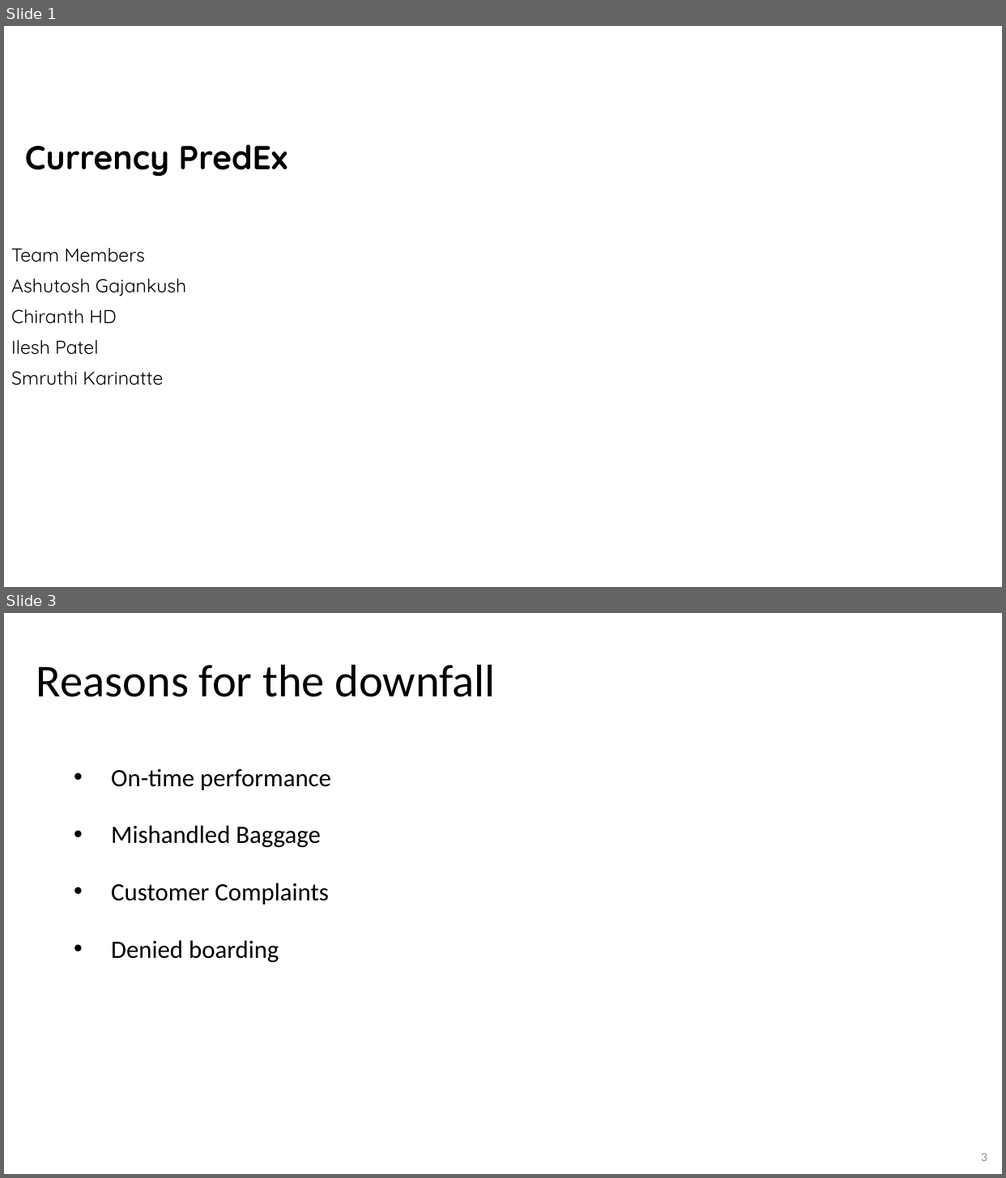
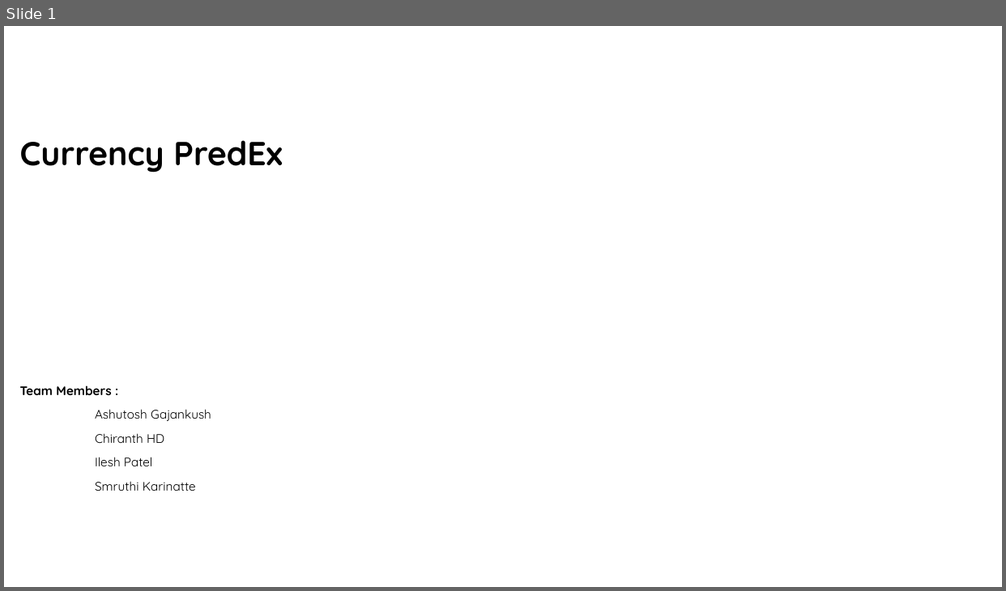
Before and after one commit to chiranthhd1/Forex-visualization-Python-, a slide deck: PyProject.pptx. Shown one above the other, each under a label of ours: slides 1 and 3 before the commit, slide 1 after it; the slides between them are not shown. The pictures are 1006x1178 and 1006x591 pixels, drawn with LibreOffice and Linux fonts; fonts in the diff are those of the drawing; background and template pictures are left out. Boxes give left, top, right and bottom in pixels: in the first picture for what was removed or moved away, otherwise in the second. Text is boxed around its words. In the diff, an @@ line names an element or a change of style, - is before the commit and + after.

```diff
--- a/PyProject.pptx
+++ b/PyProject.pptx
@@ slide 3 removed at [4, 613, 1002, 1174], background #FFFFFF @@
@@ title removed at [36, 664, 496, 697] @@
-Reasons for the downfall
@@ text removed at [111, 769, 331, 963] @@
-  • On-time performance
-  • Mishandled Baggage
-  • Customer Complaints
-  • Denied boarding
@@ page number removed at [981, 1153, 987, 1161] @@
-3
@@ slide 1 changed as well @@
@@ text "Currency PredEx": place and size @@
-text "Currency PredEx" at [25, 144, 288, 177]
+text "Currency PredEx" at [20, 140, 283, 173]
@@ text "Team Members :": place and size @@
-text "Team Members :" at [11, 248, 186, 386]
+text "Team Members :" at [20, 386, 211, 491]
@@ text at [20, 386, 111, 395]: text changed; size 18 to 12 pt; bold on @@
-Team Members
+Team Members :
@@ text at [95, 409, 211, 491]: size 18 to 12 pt in "Ashutosh Gajankush", "Chiranth HD", "Ilesh Patel", "Smruthi Karinatte" @@
```
Also in this commit, not shown: 4 slides added, 14 other slides removed.
